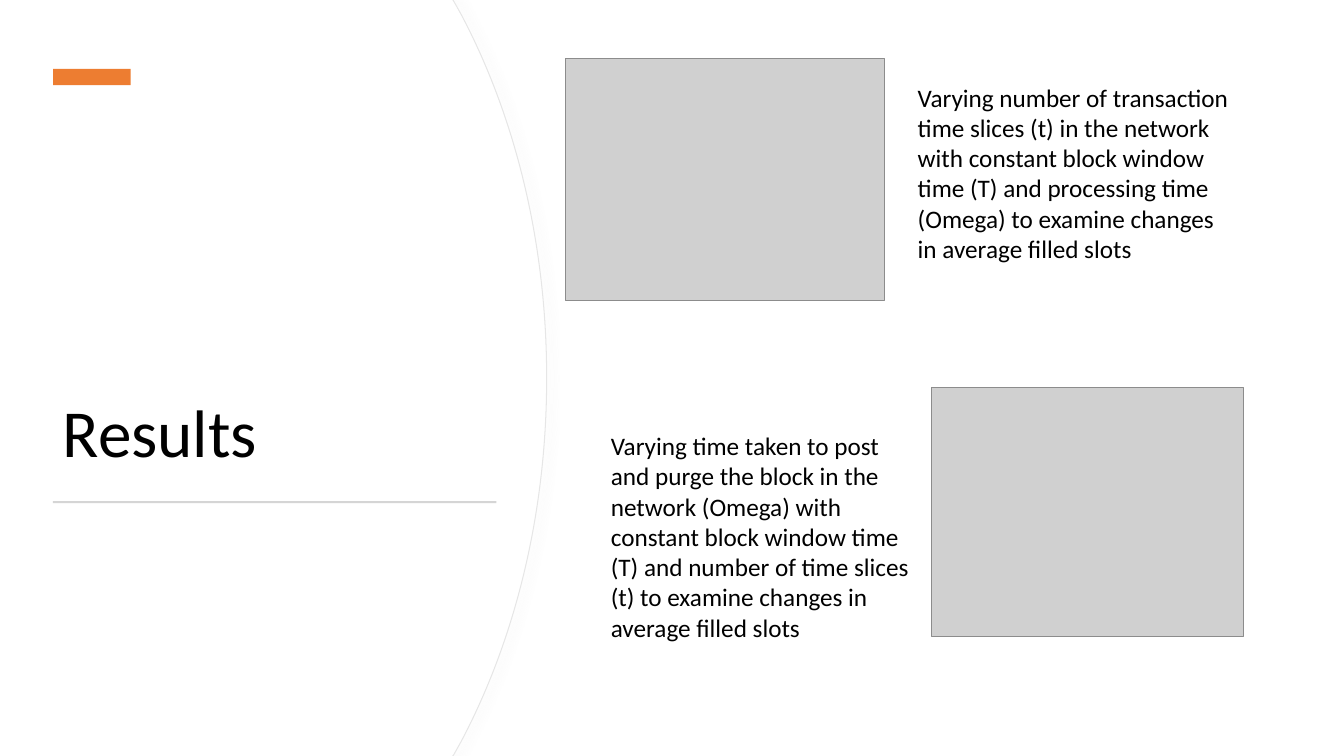
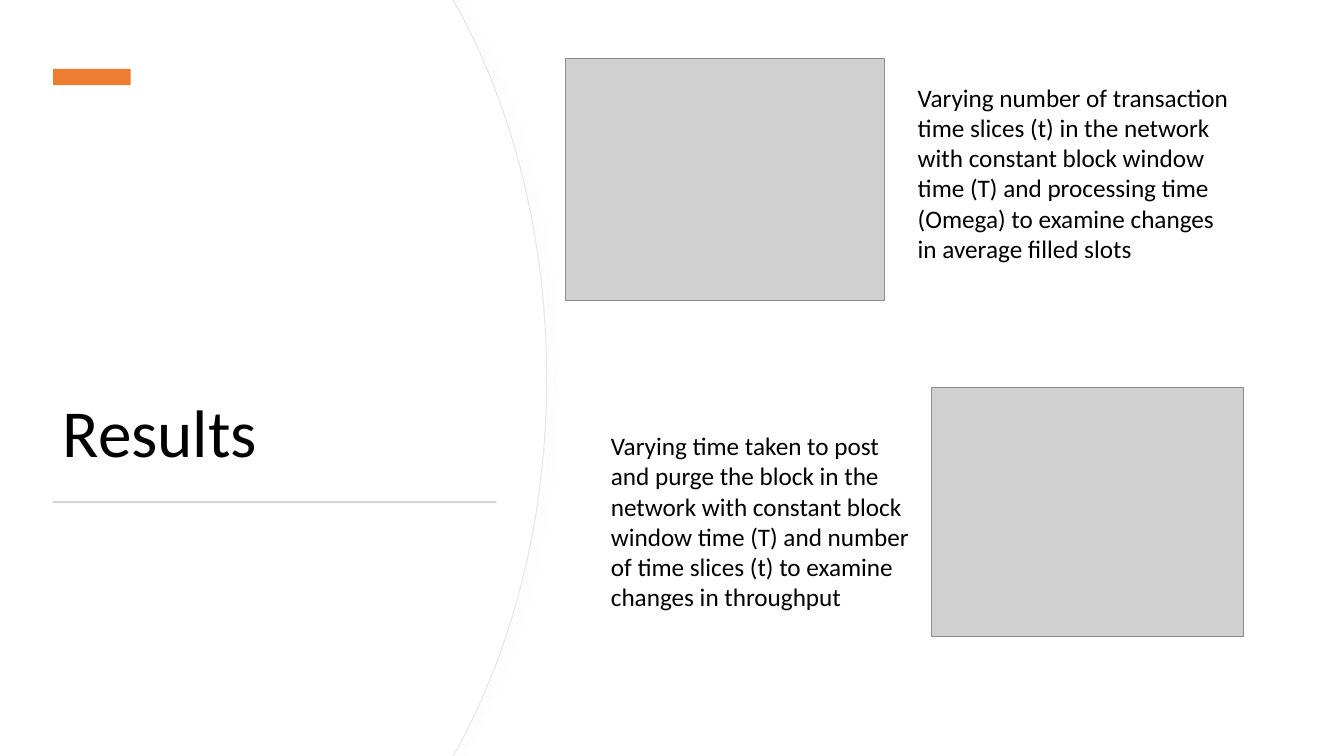
Before and after one commit to andrewqsmith/Block-Size-Optimization-for-VBASBS-Queueing-Model-for-Blockchain, a slide deck: slide 11 of Group Presentation.pptx. Drawn at 1344x756 pixels with LibreOffice and Linux fonts; fonts in the diff are those of the drawing; grey boxes stand for pictures. Boxes give left, top, right and bottom in pixels: in the first picture for what was removed or moved away, otherwise in the second. Text is boxed around its words. In the diff, an @@ line names an element or a change of style, - is before the commit and + after.

```diff
--- a/Group Presentation.pptx
+++ b/Group Presentation.pptx
@@ text at [611, 437, 909, 611]: text changed @@
-Varying time taken to post and purge the block in the network (Omega) with constant block window time (T) and number of time slices (t) to examine changes in average filled slots
+Varying time taken to post and purge the block in the network with constant block window time (T) and number of time slices (t) to examine changes in throughput
```
Also in this commit, not shown: 2 other slides changed.
